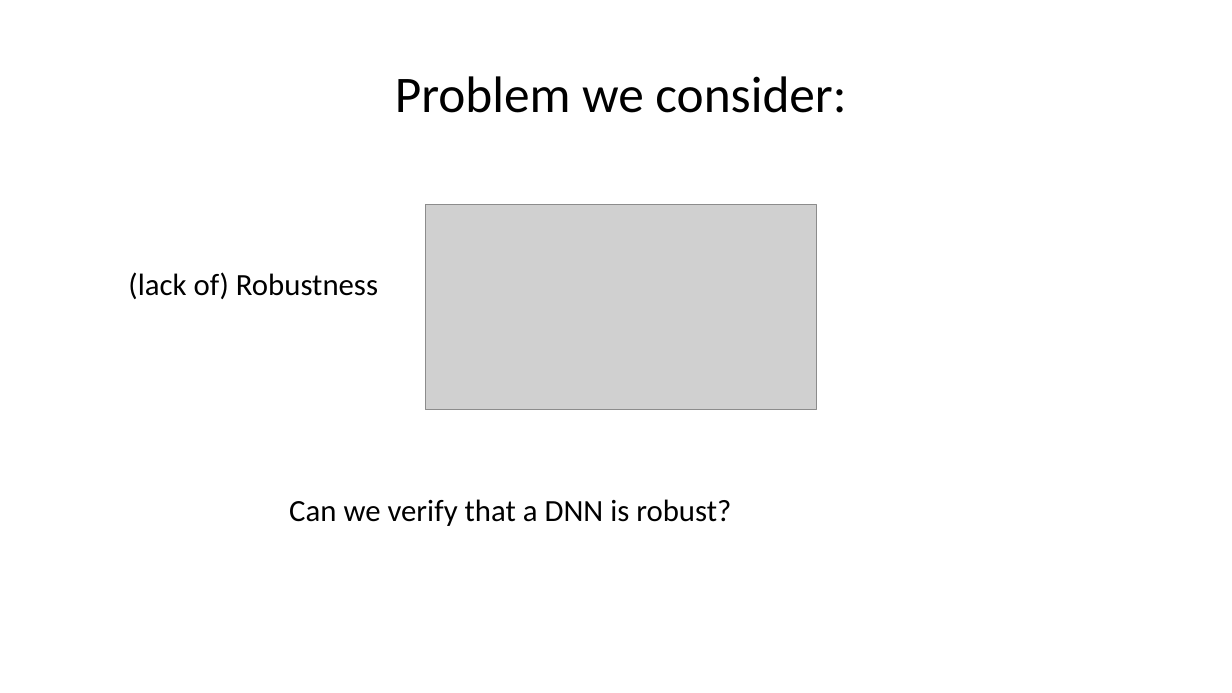
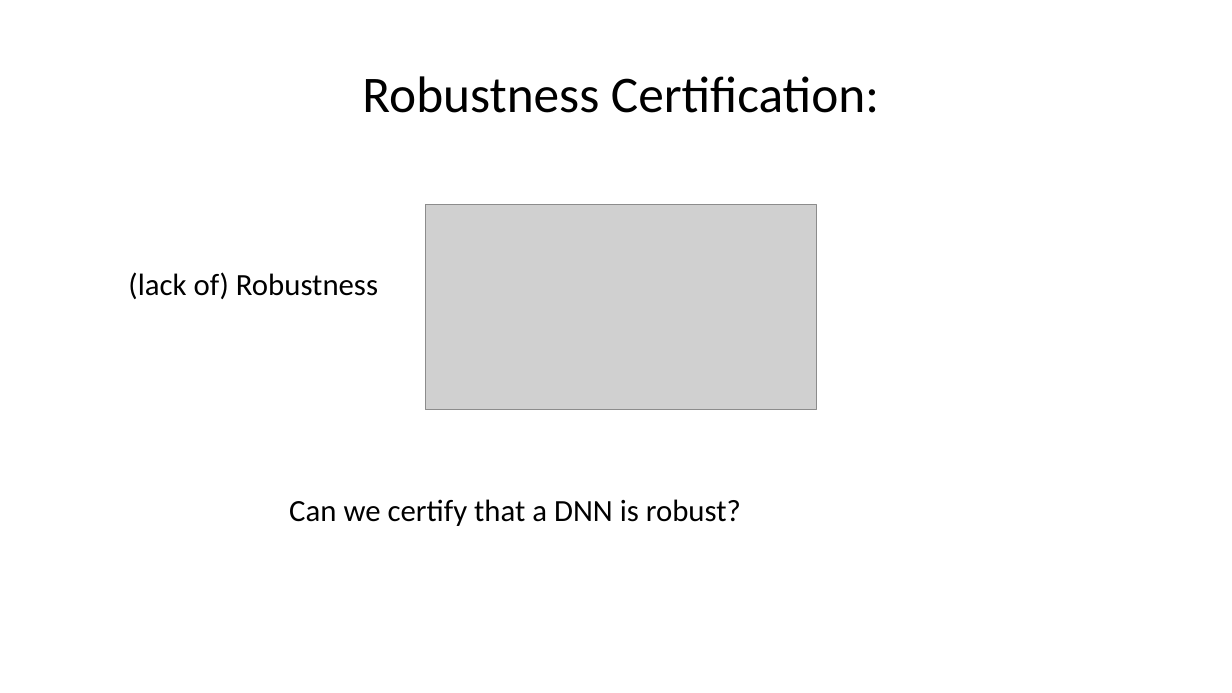
Before and after one commit to blaisegenest/vericompensate, a slide deck: slide 6 of lipschitz/Liptscitz.pptx (slide 2 before the commit). Drawn at 1232x693 pixels with LibreOffice and Linux fonts; fonts in the diff are those of the drawing; grey boxes stand for pictures. Boxes give left, top, right and bottom in pixels: in the first picture for what was removed or moved away, otherwise in the second. Text is boxed around its words. In the diff, an @@ line names an element or a change of style, - is before the commit and + after.

```diff
--- a/lipschitz/Liptscitz.pptx
+++ b/lipschitz/Liptscitz.pptx
@@ text at [362,76,879,113]: text changed @@
-Problem we consider:
+Robustness Certification:
@@ text at [289,499,741,526]: text changed @@
-Can we verify that a DNN is robust?
+Can we certify that a DNN is robust?
```
Also in this commit, not shown: 11 other slides changed, 6 slides added, 2 other files.
